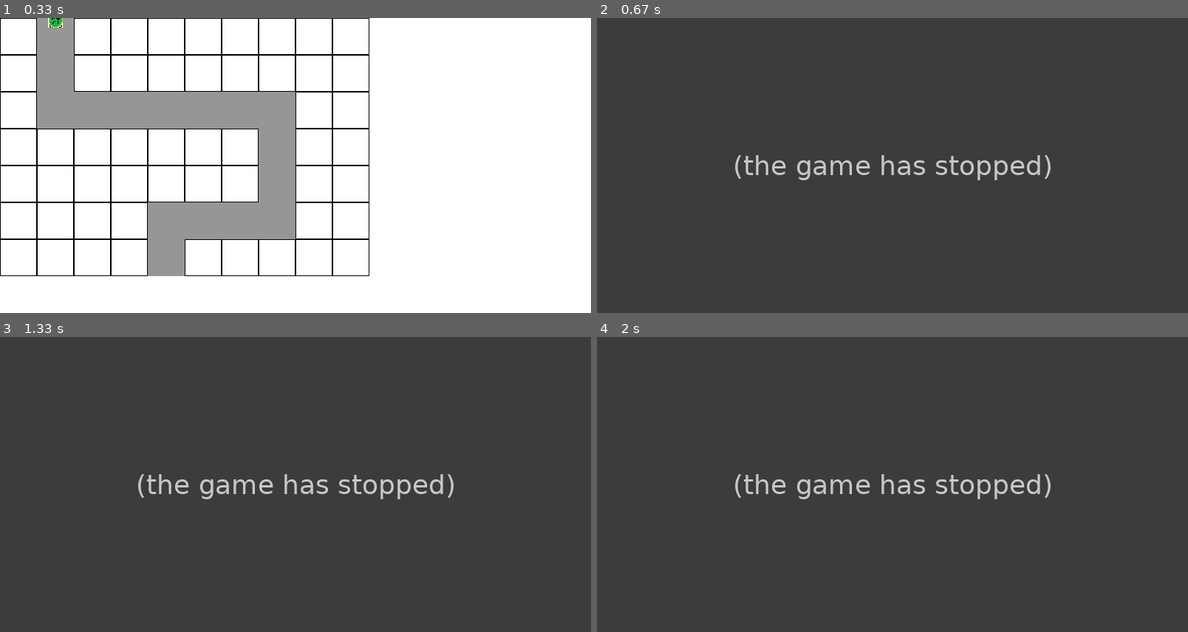
Above: before the commit, frames 1-4 (two rows, left to right).
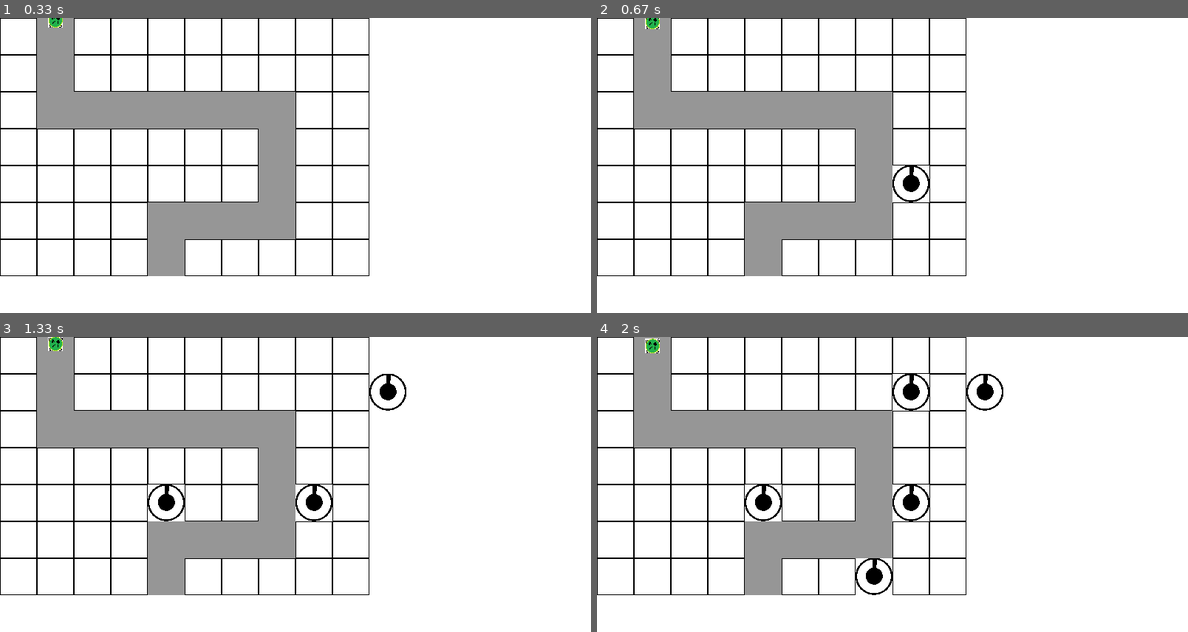
Above: after the commit, the same moments.

Repository: SourceOfPhi/PygameTD
Game: pygame game, started from main.py
Two runs of this game, one before a commit and one after it. Both use one fixed random seed, a clock stepped at 60 frames per second and the inputs below.
Inputs (mouse positions are in pixels of both pictures, inside the frame that each line leads up to):
- Up to frame 1 (0.33 s): no input
- Up to frame 2 (0.67 s): click (892, 165) at 0.38 s
- Up to frame 3 (1.33 s): click (153, 487) at 0.72 s; click (384, 381) at 1.05 s
- Up to frame 4 (2 s): click (904, 384) at 1.38 s; click (862, 561) at 1.75 s

Frame 1 is identical in both runs. In frame 2, 100% of the frame differs, in the area x 0-100%, y 0-100%; in frame 3, 100%; in frame 4, 100%.
Error before the commit: AttributeError: property 'pos' of 'Turret' object has no setter (turret.py line 13); the game stopped at 0.38 s (later frames are placeholders)

Commit message:
Let turret calculate the distance to every enemy

Diff:
--- a/turret.py
+++ b/turret.py
@@ -10,7 +10,7 @@
     def __init__(self, img: pygame.Surface, init_cell_pos: CellPosition, game_objects: list[GameObject]):
         self.img = pygame.transform.scale(img, (Grid.cell_width, Grid.cell_width))
         self.cell_pos = init_cell_pos
-        self.pos = Grid.cell_to_pos(self.cell_pos)
+        self._pos: pygame.Vector2 = Grid.cell_to_pos(self.cell_pos)
 
         self.cool_down_time = 1000  # ms
         self.cool_down_current = self.cool_down_time
@@ -24,12 +24,20 @@
 
     @property
     def pos(self):
-        return self.pos
+        return self._pos
 
     def draw(self, screen: pygame.Surface):
-        screen.blit(self.img, self.pos)
+        screen.blit(self.img, self._pos)
 
     def update(self):
+        # Look for enemies and calculate their current distance to the turret
+        enemies: list[tuple[GameObject, float]] = []
+        for go in self.game_objects:
+            if go.tag == 'Enemy':
+                distance_to_enemy = self._pos.distance_to(go.pos)
+                enemies.append((go, distance_to_enemy))
+        enemies.sort(key=lambda elem: elem[1])
+
         if self.cool_down_current > 0:
             self.cool_down_current = self.cool_down_current - GameState.Time.delta_time
         else:
